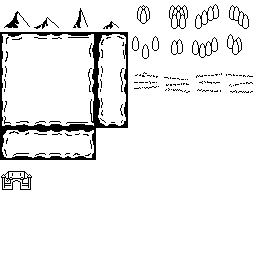
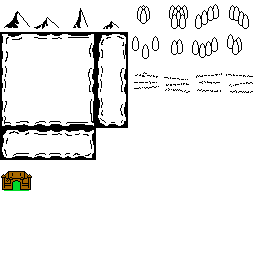
Before/after of a w=256, h=256 layered artwork. What changed in the layer stack:
painted on "Background" over box(2, 172, 31, 191)
